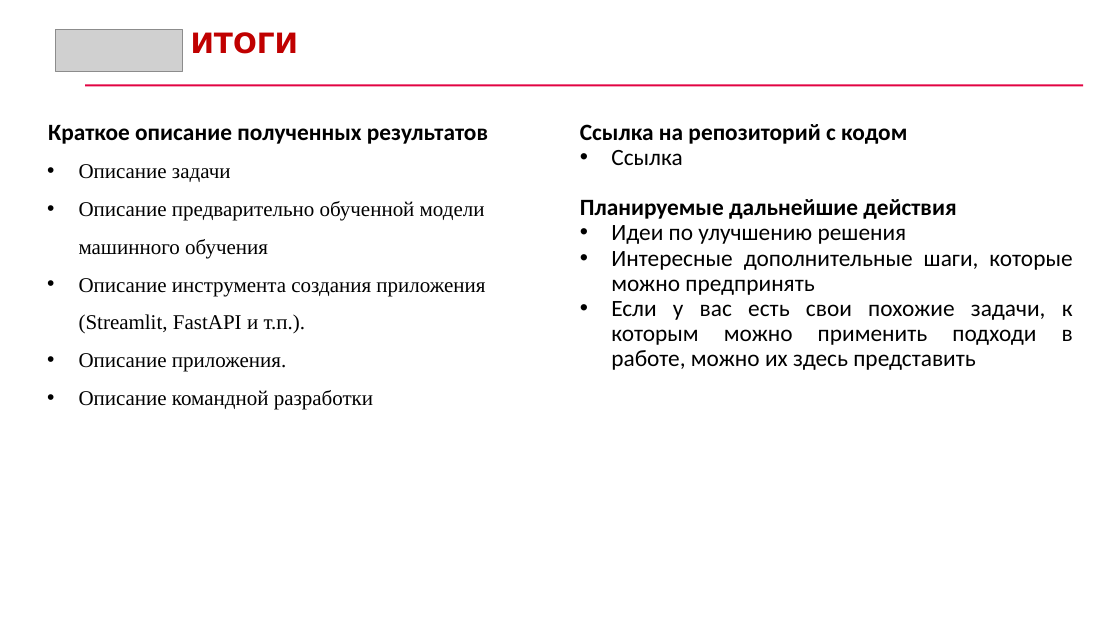
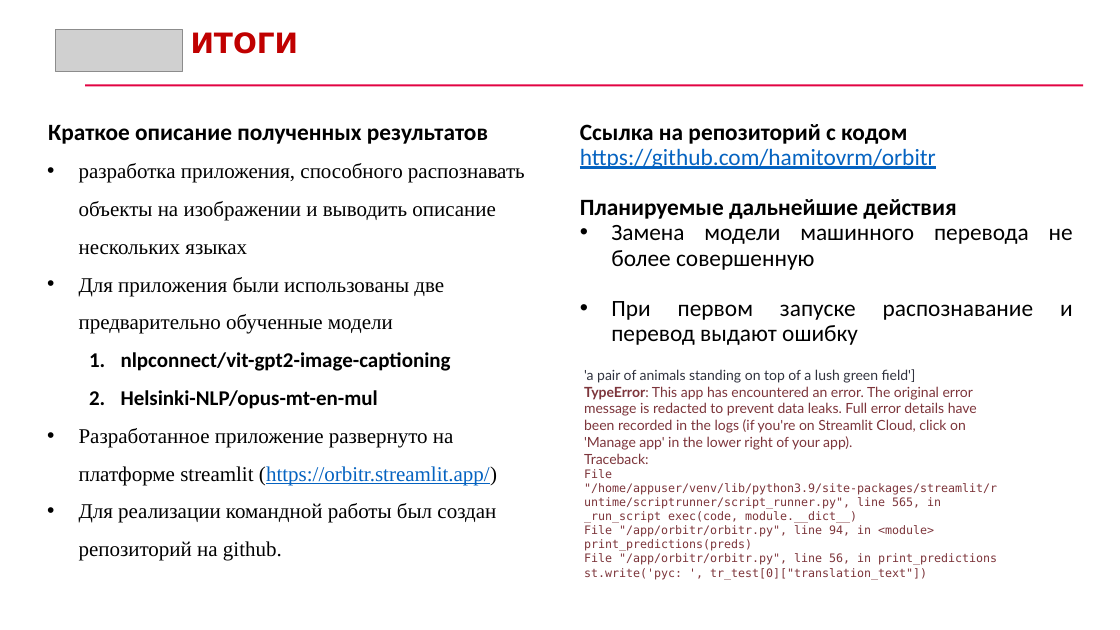
Before and after one commit to hamitovrm/orbitr, a slide deck: slide 9 of Презентация.pptx (slide 8 before the commit). Drawn at 1120x630 pixels with LibreOffice and Linux fonts; fonts in the diff are those of the drawing; grey boxes stand for pictures. Boxes give left, top, right and bottom in pixels: in the first picture for what was removed or moved away, otherwise in the second. Text is boxed around its words. In the diff, an @@ line names an element or a change of style, - is before the commit and + after.

```diff
--- a/Презентация.pptx
+++ b/Презентация.pptx
@@ text at [580,148,936,169]: text changed; text colour #000000 to #0563C1 @@
-  • Ссылка
+  https://github.com/hamitovrm/orbitr
@@ text at [79,163,525,561]: text changed @@
-• Описание задачи
-• Описание предварительно обученной модели машинного обучения
-• Описание инструмента создания приложения (Streamlit, FastAPI и т.п.).
-• Описание приложения.
-• Описание командной разработки
+• разработка приложения, способного распознавать объекты на изображении и выводить описание нескольких языках
+• Для приложения были использованы две предварительно обученные модели
+  1. nlpconnect/vit-gpt2-image-captioning
+  2. Helsinki-NLP/opus-mt-en-mul
+• Разработанное приложение развернуто на платформе streamlit (https://orbitr.streamlit.app/)
+• Для реализации командной работы был создан репозиторий на github.
@@ text at [611,225,1073,345]: text changed @@
-  • Идеи по улучшению решения
-  • Интересные дополнительные шаги, которые можно предпринять
-  • Если у вас есть свои похожие задачи, к которым можно применить подходи в работе, можно их здесь представить
+  • Замена модели машинного перевода не более совершенную
+  • При первом запуске распознавание и перевод выдают ошибку
@@ rectangle added at [584,373,1003,574], fill #FFFFFF, 10 pt, text #7D353B @@
+'a pair of animals standing on top of a lush green field']
+TypeError: This app has encountered an error. The original error message is redacted to prevent data leaks. Full error details have been recorded in the logs (if you're on Streamlit Cloud, click on 'Manage app' in the lower right of your app).
+Traceback:
+File "/home/appuser/venv/lib/python3.9/site-packages/streamlit/runtime/scriptrunner/script_runner.py", line 565, in _run_script exec(code, module.__dict__)
+File "/app/orbitr/orbitr.py", line 94, in <module> print_predictions(preds)
+File "/app/orbitr/orbitr.py", line 56, in print_predictions st.write('рус: ', tr_test[0]["translation_text"])
```
Also in this commit, not shown: 7 other slides changed, 2 slides added, 1 slide removed.
